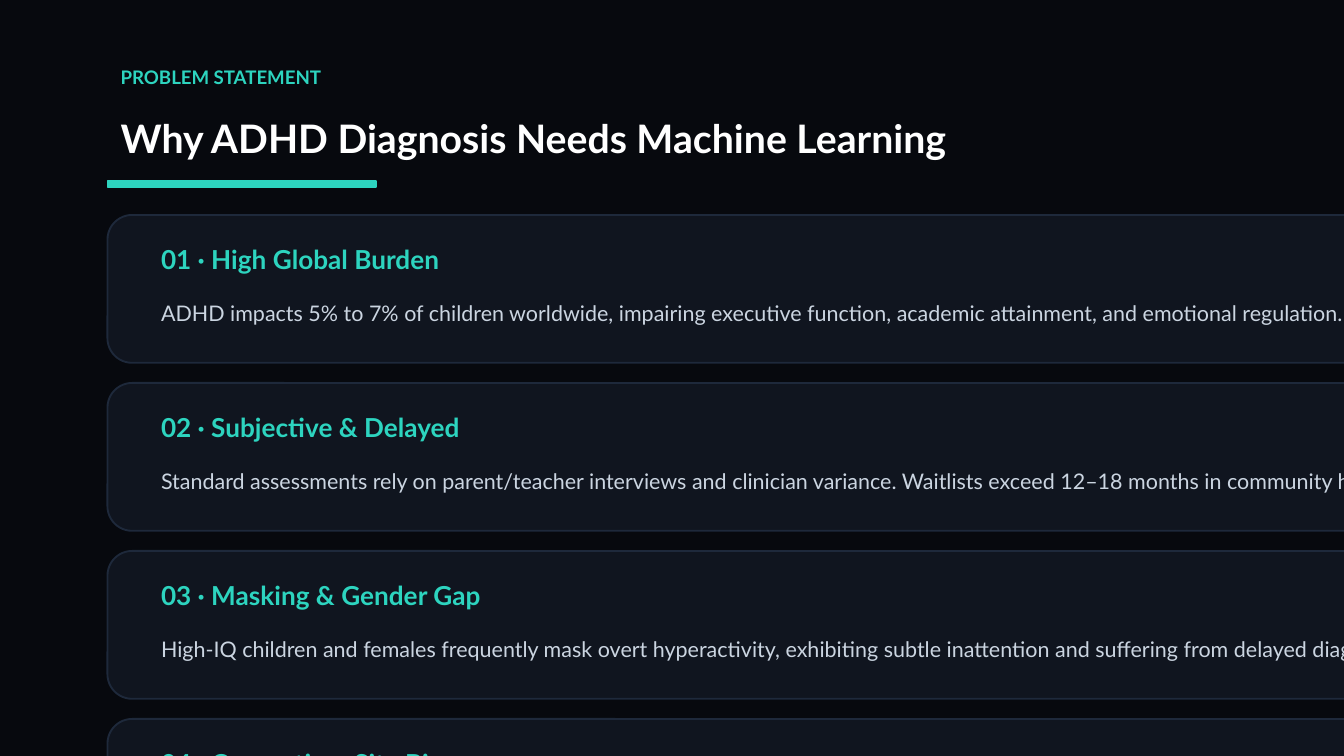
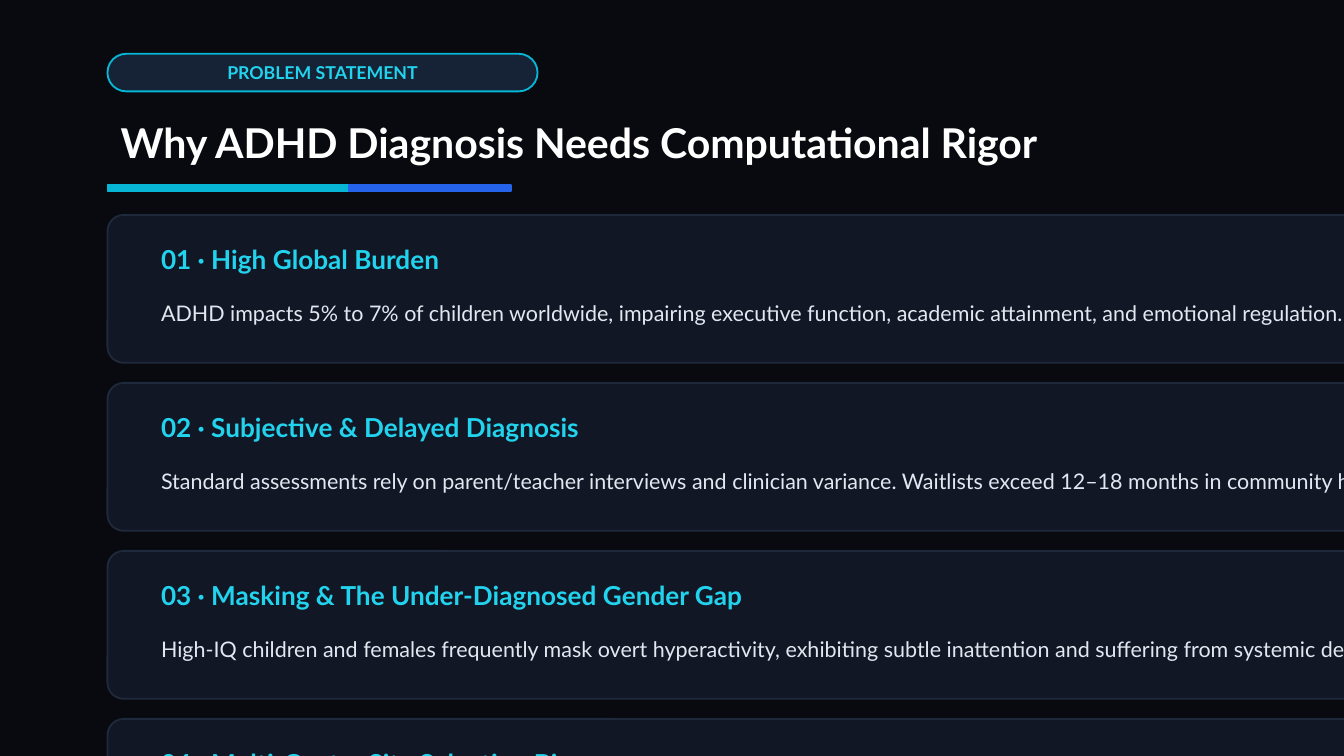
Before and after one commit to Harivaishnavi28192/NeuroADHD, a slide deck: slide 3 of reports/NeuroADHD_Presentation.pptx. Drawn at 1344x756 pixels with LibreOffice and Linux fonts; fonts in the diff are those of the drawing. Boxes give left, top, right and bottom in pixels: in the first picture for what was removed or moved away, otherwise in the second. Text is boxed around its words. In the diff, an @@ line names an element or a change of style, - is before the commit and + after.

Commit message:
Update presentation theme: modern bold sans display typography, dark obsidian palette, cyan-blue pulse waveform, and streamlined closing slide

```diff
--- a/reports/NeuroADHD_Presentation.pptx
+++ b/reports/NeuroADHD_Presentation.pptx
@@ background #07090E to #090A0F @@
@@ text "PROBLEM STATEMENT" at bbox=[227, 66, 418, 79]: size 10 to 9.5 pt, text colour #2DD4BF to #22D3EE; alignment left to centre @@
@@ rounded rectangle added at bbox=[108, 54, 538, 91], fill #162235, outline #06B6D4 1 pt @@
@@ text at bbox=[121, 127, 1038, 166]: text changed; size 21 to 22 pt @@
-Why ADHD Diagnosis Needs Machine Learning
+Why ADHD Diagnosis Needs Computational Rigor
@@ rectangle: place and size @@
-rectangle at bbox=[108, 181, 376, 187]
+rectangle at bbox=[108, 185, 349, 191]
@@ rectangle at bbox=[108, 185, 349, 191]: fill #2DD4BF to #06B6D4; outline #2DD4BF 1 pt to #06B6D4 1 pt @@
@@ rectangle added at bbox=[349, 185, 511, 191], fill #2563EB, outline #2563EB 1 pt @@
@@ text "01 · High Global Burden" at bbox=[161, 249, 439, 273]: text colour #2DD4BF to #22D3EE @@
@@ text "ADHD impacts 5% to 7% ..." at bbox=[161, 305, 1342, 325]: text colour #CBD5E1 to #E2E8F0 @@
@@ text at bbox=[161, 417, 579, 441]: text changed; text colour #2DD4BF to #22D3EE @@
-02 · Subjective & Delayed
+02 · Subjective & Delayed Diagnosis
@@ text "Standard assessments rely on parent/teacher ..." at bbox=[161, 473, 1333, 493]: text colour #CBD5E1 to #E2E8F0 @@
@@ text at bbox=[161, 585, 742, 609]: text changed; text colour #2DD4BF to #22D3EE @@
-03 · Masking & Gender Gap
+03 · Masking & The Under-Diagnosed Gender Gap
@@ text at bbox=[161, 641, 1315, 661]: text changed; text colour #CBD5E1 to #E2E8F0 @@
-High-IQ children and females frequently mask overt hyperactivity, exhibiting subtle inattention and suffering from delayed diagnosis.
+High-IQ children and females frequently mask overt hyperactivity, exhibiting subtle inattention and suffering from systemic delayed diagnosis.
@@ fill #10151F to #121726; proportions changed in 4 elements at bbox=[108, 215, 1344, 363], bbox=[108, 383, 1344, 531], bbox=[108, 551, 1344, 699], bbox=[108, 719, 1344, 756] @@
@@ text at bbox=[148, 739, 1344, 756]: text changed; text colour #2DD4BF to #22D3EE @@
-04 · Consortium Site Bias
+04 · Multi-Center Site Selection Bias
```
Also in this commit, not shown: 15 other slides changed, 2 other files.
